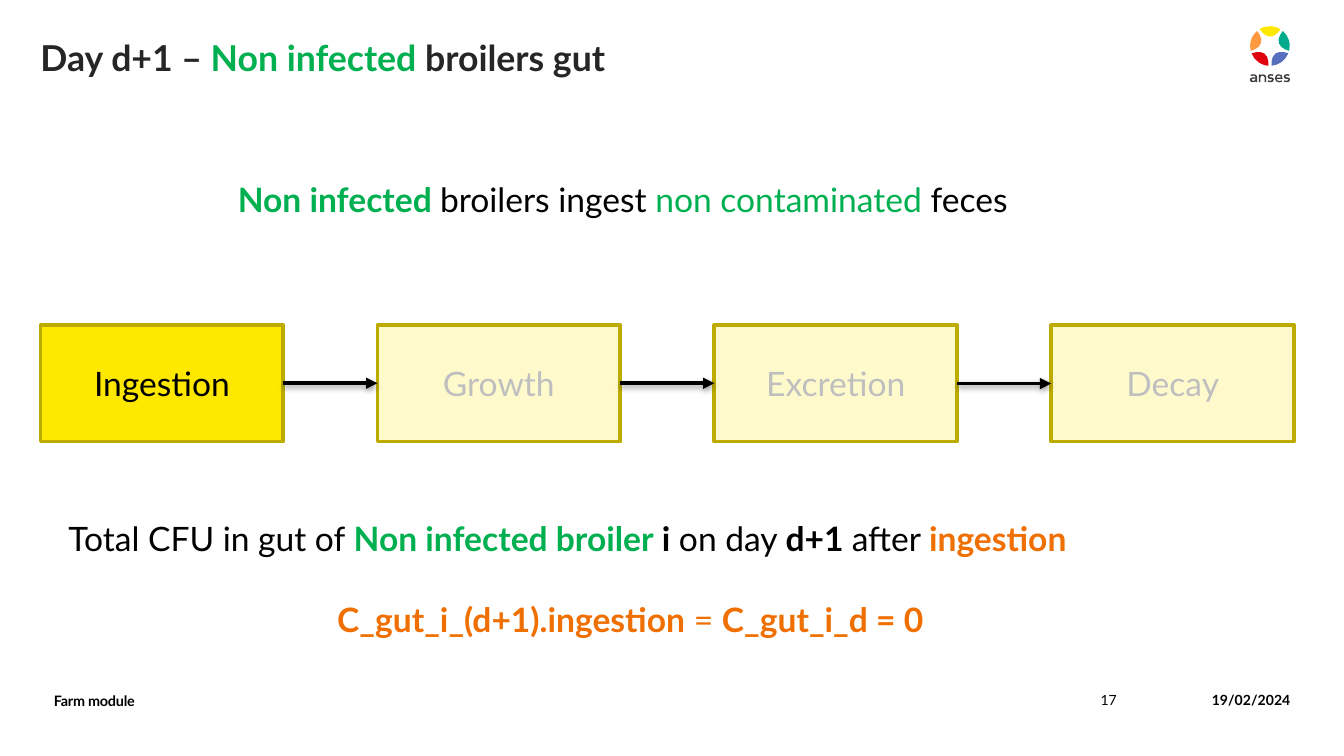
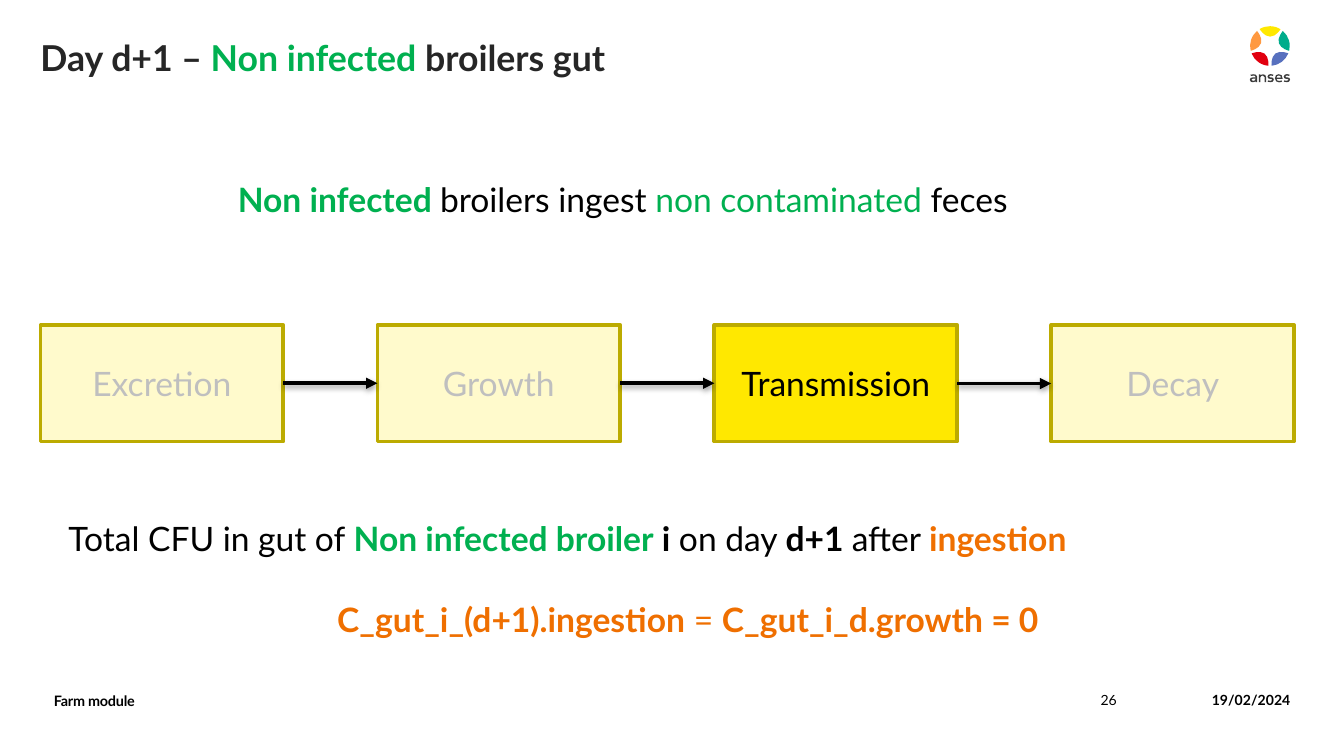
Before and after one commit to ENVIRE-JPIAMR/farm-module, a slide deck: slide 26 of docs/farm_module.pptx (slide 17 before the commit). Drawn at 1344x756 pixels with LibreOffice and Linux fonts; fonts in the diff are those of the drawing. Boxes give left, top, right and bottom in pixels: in the first picture for what was removed or moved away, otherwise in the second. Text is boxed around its words. In the diff, an @@ line names an element or a change of style, - is before the commit and + after.

```diff
--- a/docs/farm_module.pptx
+++ b/docs/farm_module.pptx
@@ rectangle "Excretion" at [40,325,284,442]: fill #FFE800 to #FFFACC @@
@@ rectangle "Transmission" at [714,325,957,442]: fill #FFFACC to #FFE800 @@
@@ text in rectangle at [92,372,231,396]: text changed; text colour #000000 to #BFBFBF @@
-Ingestion
+Excretion
@@ text in rectangle at [741,371,930,397]: text changed; text colour #BFBFBF to #000000 @@
-Excretion
+Transmission
@@ text at [337,606,1038,638]: text changed @@
-C_gut_i_(d+1).ingestion = C_gut_i_d = 0
+C_gut_i_(d+1).ingestion = C_gut_i_d.growth = 0
@@ page number at [1101,695,1117,705]: text changed @@
-17
+26
```
Also in this commit, not shown: 17 other slides changed, 2 slides added, 1 slide removed.
